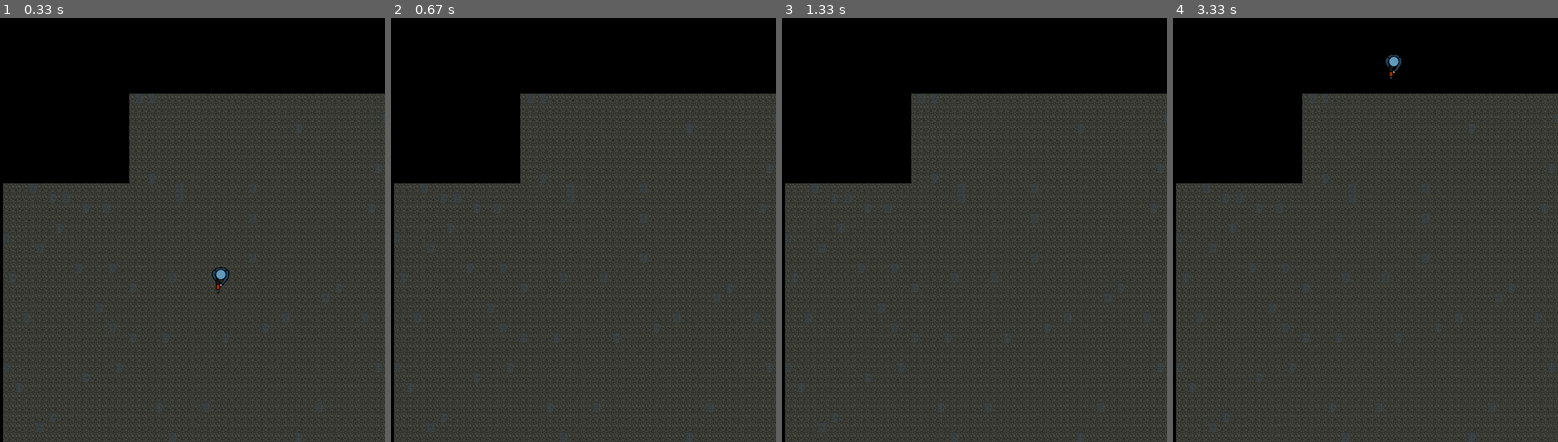
Above: before the commit, frames 1-4 (left to right).
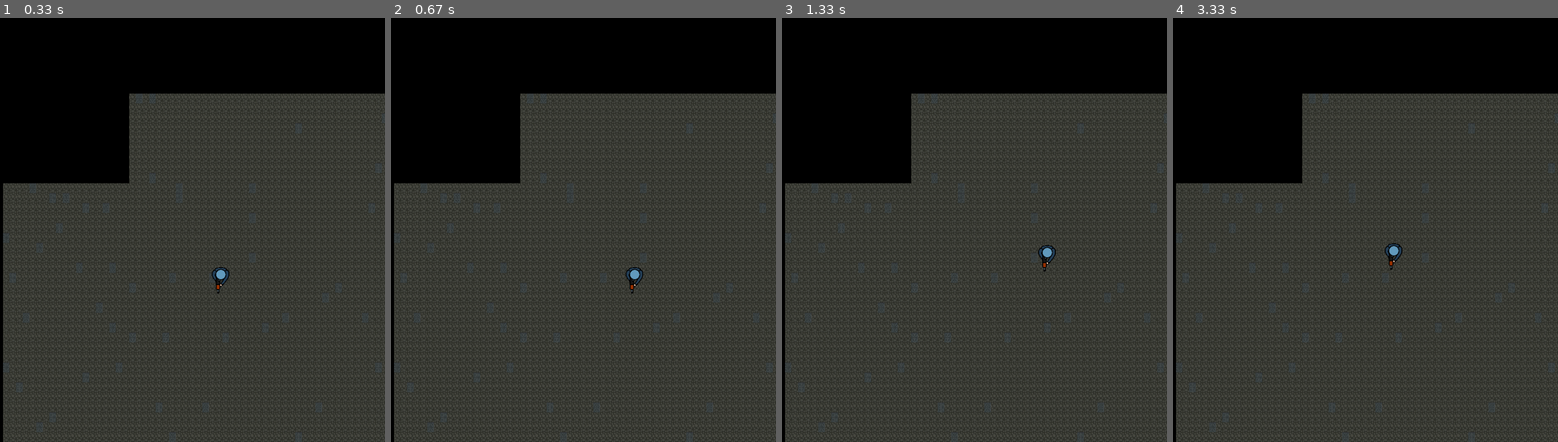
Above: after the commit, the same moments.

Repository: ebknuty/CMSI-1010-Final-Project
Game: pygame game, started from main.py
Two runs of this game, one before a commit and one after it. Both use one fixed random seed, a clock stepped at 60 frames per second and the inputs below.
Inputs:
- Up to frame 1 (0.33 s): no input
- Up to frame 2 (0.67 s): hold D from 0.33 s (still down)
- Up to frame 3 (1.33 s): release D at 0.8 s; hold W 0.83-1.13 s; hold D from 1.17 s (still down)
- Up to frame 4 (3.33 s): release D at 1.63 s; hold A 1.67-2.2 s; hold S 2.23-2.53 s; hold A 2.57-2.97 s; hold W from 3 s (still down)

Frame 1 is identical in both runs. In frame 2, 0.2% of the frame differs, in the area x 60-66%, y 58-65%; in frame 3, 0.2%; in frame 4, 0.3%, in the area x 54-60%, y 8-60%.

Commit message:
Fixed player movmement and added comments to the code

Diff:
--- a/main.py
+++ b/main.py
@@ -1,84 +1,98 @@
 import pygame
 import math
+# We import warnings here to bypass a libpng warning that triggers when some of the game assets are used
 import warnings
 import random
+# Starts up pygame
 pygame.init()
 
 # This is to avoid certain warnings and glitches triggered by using some of the external game assets
 warnings.filterwarnings("ignore",category = UserWarning, module = "PIL.PngImagePlugin")
 
+FPS = 100  # Caps the frames per second
 SCREEN_WIDTH = 1000
 SCREEN_HEIGHT = 1000
-screen_size = (SCREEN_WIDTH, SCREEN_HEIGHT)
-MAP_WIDTH = (2000)
+screen_size = (SCREEN_WIDTH, SCREEN_HEIGHT) # Portion of the map the player is able to see at any given moment
+MAP_WIDTH = (2000) # Size of the entire map
 MAP_HEIGHT = (2000)
 player_start_pos = (600 , 600)
 player_size = .15
-player_speed = 25
+player_speed = 160
+vector = pygame.math.Vector2 # Sets a variable for the vector function used throughout the code
 
+# Screen set up
 display = pygame.display.set_mode(screen_size)
 pygame.display.set_caption("2D shooter")
 
 
-
+# Variable to set up a clock object that keeps track of time
 clock = pygame.time.Clock()
 
 
 
-def create_background():
-    background = pygame.transform.scale(pygame.image.load("Lords Of Pain/environment/ground.png.png").convert(), (MAP_HEIGHT,MAP_WIDTH))
-    display.blit(background, (0,0))
+# Variable to set up and scale the background image that makes up the map
+background = pygame.transform.scale(pygame.image.load("Lords Of Pain/environment/ground.png.png").convert(), (MAP_HEIGHT,MAP_WIDTH))
+
 
 
 class Player(pygame.sprite.Sprite):
     def __init__(self):
-        super().__init__()
-        try:
-            self.image = pygame.transform.rotozoom(pygame.image.load("Premium top-down shooter asset pack\Player with AK.png").convert_alpha(), 0, player_size)
-            # self.image = pygame.image.load("Premium top-down shooter asset pack\Player with AK.png").convert_alpha()
-        except:
-            self.image = pygame.Surface((50, 50))
-            self.image.fill((255, 0, 0))  # red fallback
-        self.rect = self.image.get_rect()
-        self.rect.topleft = (player_start_pos)  # position on screen
-        self.pos = pygame.math.Vector2(self.rect.topleft)
+        super().__init__() # Inherits the methods and attributes of the premade pygame player class
+        self.image = pygame.transform.rotozoom(pygame.image.load("Premium top-down shooter asset pack\Player with AK.png").convert_alpha(), 0, player_size) # Creates and scales the image of the playable character onto the screen
+        self.rect = self.image.get_rect() # Draws a rectangle around the character to be used for displaying the image, collisions, movement, etc.
+        self.rect.topleft = (player_start_pos)
+        self.pos = vector(self.rect.topleft) # Sets the players position as a vector with direction and magnitude to enable movement
     def movementinputs(self):
         self.move_speedx = 0
         self.move_speedy = 0
         input = pygame.key.get_pressed()
+        # When the player presses W, A, S, or D on their keyboard this method adds or subtracts a speed variable from the players position to create movement
         if input[pygame.K_w]:
             self.move_speedy -= player_speed
-        elif input[pygame.K_a]:
+        if input[pygame.K_a]:
             self.move_speedx -= player_speed
-        elif input[pygame.K_s]:
+        if input[pygame.K_s]:
             self.move_speedy += player_speed
-        elif input[pygame.K_d]:
+        if input[pygame.K_d]:
             self.move_speedx += player_speed
-    def playermovement(self):
-        self.pos += pygame.math.Vector2(self.move_speedx, self.move_speedy)
-    def update(self):
+        # The conditionals below normalize the velocity/speed of the  player when moving diagonally. Because of the pythagorean theorem, a player will move as fast as the player_speed variable times the square root of 2. By dividing the square root of 2 from the number we are able to cancel it out.
+        if input[pygame.K_w] and input[pygame.K_a]:
+            self.move_speedx /= math.sqrt(2)
+            self.move_speedy /= math.sqrt(2)
+        if input[pygame.K_w] and input[pygame.K_d]:
+            self.move_speedx /= math.sqrt(2)
+            self.move_speedy /= math.sqrt(2)
+        if input[pygame.K_s] and input[pygame.K_a]:
+            self.move_speedx /= math.sqrt(2)
+            self.move_speedy /= math.sqrt(2)
+        if input[pygame.K_s] and input[pygame.K_d]:
+            self.move_speedx /= math.sqrt(2)
+            self.move_speedy /= math.sqrt(2)
+    def playermovement(self, between_frames):
+        self.pos += vector(self.move_speedx, self.move_speedy) * between_frames # The position will be changed based on the keys pressed by the player and the frame rate is stabilized by multiplying the delta_time variable
+    def update(self, between_frames):
         self.movementinputs()
-        self.playermovement()
-
-
+        self.playermovement(between_frames)
 
 player = Player()
 
 
 
-game_running = True
+game_running = True  # The game runs until this variable is false
+
+# Main game loop
 while game_running == True:
 
-    clock.tick(60)
+    between_frames = clock.tick(FPS) / 1000 # This variable keeps players movement smooth regardless of the framerate. Because the clock.tick() function returns time in milliseconds, we need to divide by 1000 to convert back to seconds and that will give us the seconds between each frame that has been drawn. Using this we can multiply it by the position in order to assure the player moves the same speed even if FPS is slow or fast.
 
+    display.blit(background, (0,0)) # Draws background
+    display.blit(player.image,player.pos) #Draws the player
+    player.update(between_frames) #Updates the player
 
-    create_background()
-    display.blit(player.image,player.pos)
-    player.update()
-
+    # Quitting loop
     for event in pygame.event.get():
         if event.type == pygame.QUIT:
             game_running = False
 
 
-    pygame.display.update()
+    pygame.display.update() #Refreshes the screen
